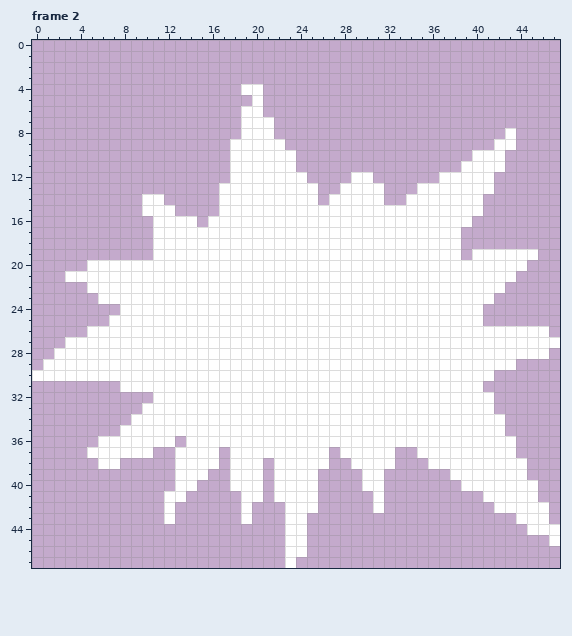
Pixel-art file: Assets/Images/Elements/Chatbox/chatbox.aseprite. Above: the version before the commit.
48x48 pixels, 6 frames. Shown: frame 2. The commit also changed other frames, which this record leaves out.
And afterwards:
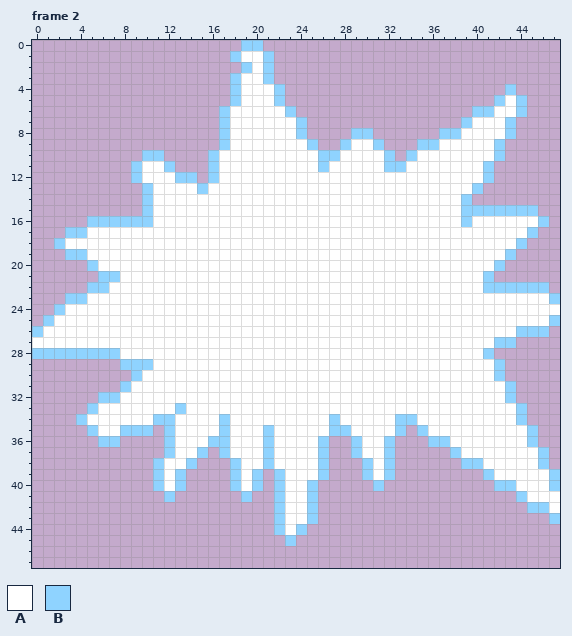
Palette (. is transparent): A #ffffff  B #8fd3ff
Diff:
layer "holding" added
layer "Normal" removed
Changed rows in their new state; - is an unchanged pixel.
Frame 2:
first column x 0:
 0 -------------------BB---------------------------
 1 ------------------BAAB--------------------------
 2 -------------------BAB--------------------------
 3 ------------------BAAB--------------------------
 4 ------------------B--AB--------------------B----
 5 ------------------BA-AB-------------------BAB---
 6 -----------------BA--AAB----------------BBAAB---
 7 -----------------BA---AAB--------------BAAAB----
 8 -----------------BA---AAB----BB------BBAAAAB----
 9 -----------------B-----AAB--BAAB---BBAAAAAB.----
10 ----------BB----BA------AABBAAAAB-BAAAAA--B-----
11 ---------BAAB---BA------AABAAAAABBAAAAA--B.-----
12 ---------BAAABB-BA-------AAAA--AAAAAA----B------
13 ----------BAAAABA---------AA----AAA-----B.------
14 ----------B-AAAAA---------A-----AA-----B.-------
15 ----------B--AAAA----------------------BBBBBBB--
16 -----BBBBBB----A-----------------------BAAAAAAB-
17 ---BBAAAAAA----------------------------AAAAAAB--
18 --BAAAAAAAA----------------------------AAAAAB---
19 ---BBAAAAAA----------------------------A---B..--
20 -----B------------------------------------B..---
21 ---...BB---------------------------------B..----
22 -----BB----------------------------------BBBBBB-
23 ---BBA------------------------------------AAAAAB
24 --BAAAAA---------------------------------AAAAAAA
25 -BAAAAA----------------------------------AAAAAAB
26 BAAAA---------------------------------------BBB-
27 AAA---------------------------------------BB....
28 BBBBBBBB---------------------------------B.....-
29 -.......BBB-------------------------------B.----
30 .........B--------------------------------B-----
31 --------B--------------------------------AAB----
32 ------BBAAA-------------------------------AB----
33 -----BAAAA---B----------------------------AAB---
34 ----BAAAA--BB----B---------B-----BB--------AB---
35 -----BAABBB.B----B---B-----BB----B.B-------AAB--
36 ------BB....BA--BB---B----B..B--B...BB------AB--
37 -----......-B--B.B---B----B-.B--B--...B-----AAB-
38 ------..---BA-B..-B--B----B--.B-B---...BB----AB-
39 -----------BAB..--B-B-B---B---B-B-----...B---AAB
40 -----------BAB.---B-B-B--B----.B-------...BB--AB
41 ------------B.-----B.-B--B-----.---------...B-AA
42 ------------.------.--B--B-----.----------...BBA
43 ------------.------.--B--B------------------...B
44 ----------------------B-B--------------------...
45 -----------------------B.----------------------.
46 -----------------------..-----------------------
47 -----------------------.------------------------
Pixel boxes of the changes (left, top, right, bottom) in both pictures:
changed: (32, 40, 560, 568)
